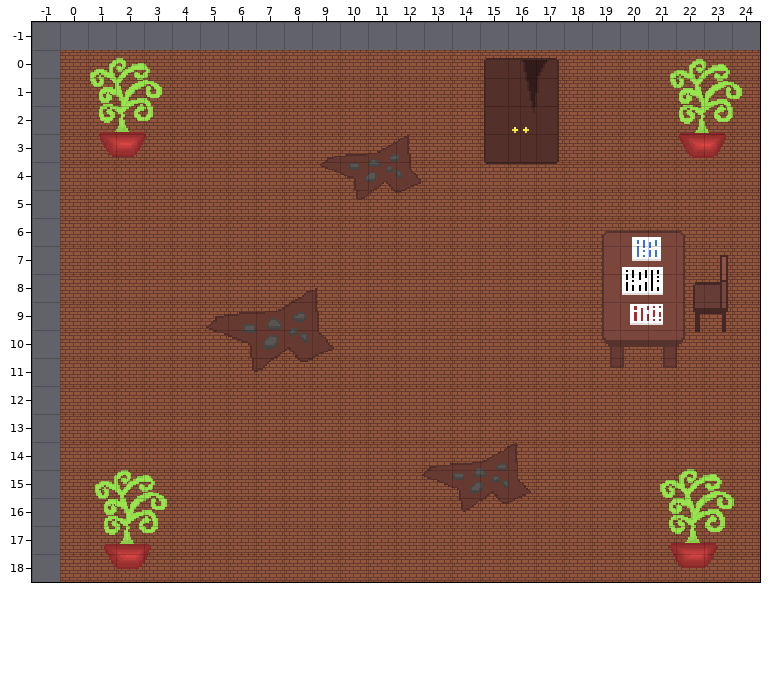
Level history. Tiled map: assets/map/tmx/location3.tmx. The picture above was drawn from the file before the commit.
Cells are 32x32 px. Shown: x -1..24, y -1..18.
The same view after the edit:
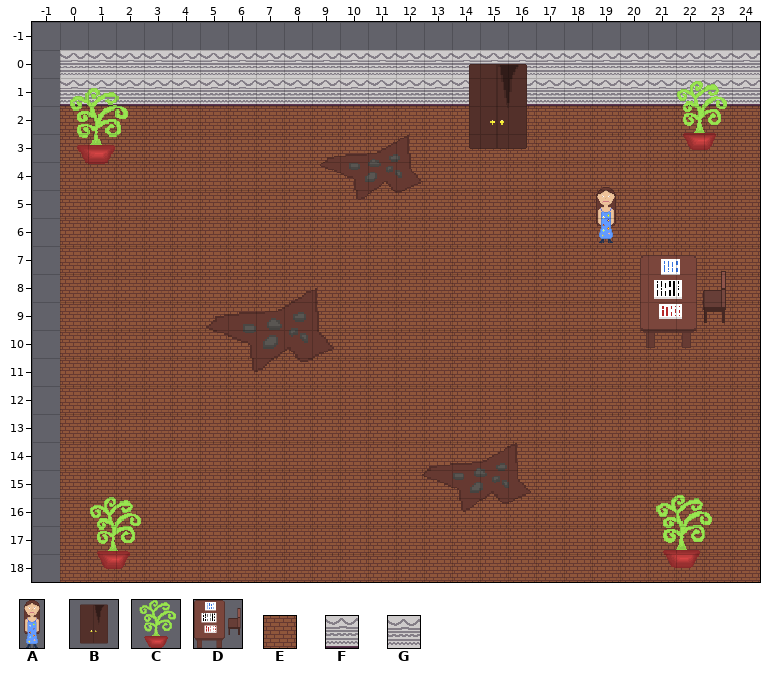
Key: from "Boss-1": A 0; from "Closet": B 0; from "Plant": C 0; from "Table": D 0; from "Textures": E 0; from "Walls": F 0, G 1.
_ is an empty cell.
Objects are placed by their top-left corner, in cells (3,4 is the top-left corner of cell 3,4); size is 1x1 cell unless given.
The author wrote: update locations and add files for dialogs
Change:
Layer "Textures":
y 0: x 0..24 EEEEEEEEEEEEEEEEEEEEEEEEE -> GGGGGGGGGGGGGGGGGGGGGGGGG
y 1: x 0..24 EEEEEEEEEEEEEEEEEEEEEEEEE -> FFFFFFFFFFFFFFFFFFFFFFFFF
Layer "Decorations":
changed: C at 21.2,0.3 size 3.4x3.5 -> C at 21.7,1.1 size 2.3x2.5
changed: B at 14.2,-0.1 size 4.5x4.7 -> B at 13.9,0.1 size 3.5x3.8
changed: C at 0.5,0.3 size 3.4x3.5 -> C at -0.1,1.3 size 2.7x2.7
changed: D at 19.4,6.5 size 4.7x4.9 -> D at 20.7,7.3 size 3.2x3.3
changed: C at 20.9,15 size 3.4x3.5 -> C at 20.9,15.9 size 2.6x2.6
changed: C at 0.7,15 size 3.4x3.5 -> C at 0.7,16 size 2.4x2.6
added: A at 19,4.9 size 1x2
Where, in picture pixels (left, top, right, bottom), the same in both pictures:
changed: (60, 50, 760, 164)
changed: (596, 187, 728, 368)
changed: (656, 469, 734, 568)
changed: (90, 470, 167, 569)
